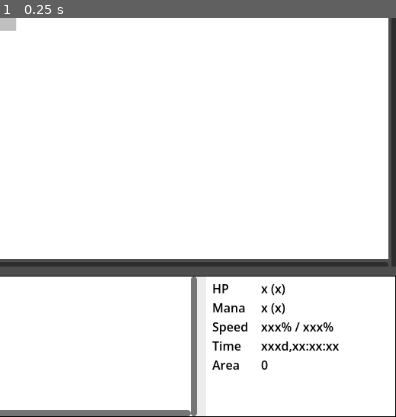
Above: before the commit, frame 1.
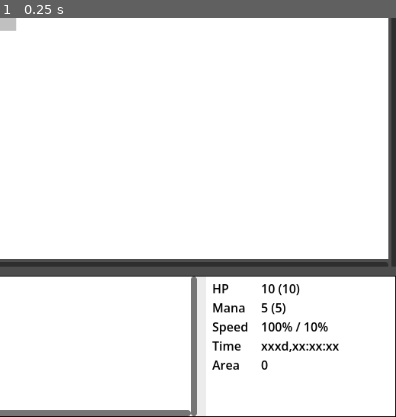
Above: after the commit, the same moment.

Repository: Mic-Cie/castle-of-the-winds-godot
Game: Godot game, scene res://scenes/main.tscn
The game is run twice, just before and just after one commit, with the same random seed, the same clock (stepped at 60 frames per second) and the same inputs.
Inputs:
- Up to frame 1 (0.25 s): no input
The pictures show only the part of the screen within x 50-100%, y 50-100%; the shares and areas given below are measured in that part.

The runs differ from the first frame. In frame 1, 0.6% of the frame differs, in the area x 65-85%, y 66-79%.

Commit message:
Add placeholder stats

Diff:
--- a/scenes/bottom_panel.tscn
+++ b/scenes/bottom_panel.tscn
@@ -89,16 +89,19 @@
 theme_override_constants/separation = 2
 
 [node name="HpValue" type="Label" parent="HSplit/StatsPanel/StatsMargin/StatsColumns/ValueColumn"]
+unique_name_in_owner = true
 layout_mode = 2
 theme_override_colors/font_color = Color(0, 0, 0, 1)
 text = "x (x)"
 
 [node name="ManaValue" type="Label" parent="HSplit/StatsPanel/StatsMargin/StatsColumns/ValueColumn"]
+unique_name_in_owner = true
 layout_mode = 2
 theme_override_colors/font_color = Color(0, 0, 0, 1)
 text = "x (x)"
 
 [node name="SpeedValue" type="Label" parent="HSplit/StatsPanel/StatsMargin/StatsColumns/ValueColumn"]
+unique_name_in_owner = true
 layout_mode = 2
 theme_override_colors/font_color = Color(0, 0, 0, 1)
 text = "xxx% / xxx%"
--- a/scripts/core/game_constants.gd
+++ b/scripts/core/game_constants.gd
@@ -64,3 +64,17 @@
 
 const MOVE_HOLD_INITIAL_DELAY := 1.0
 const MOVE_HOLD_REPEAT_INTERVAL := 0.02
+
+const DEFAULT_HP := 10
+const DEFAULT_HP_MAX := 10
+const DEFAULT_MANA := 5
+const DEFAULT_MANA_MAX := 5
+const DEFAULT_STRENGTH := 10
+const DEFAULT_STRENGTH_MAX := 10
+const DEFAULT_CONSTITUTION := 10
+const DEFAULT_CONSTITUTION_MAX := 10
+const DEFAULT_DEXTERITY := 10
+const DEFAULT_DEXTERITY_MAX := 10
+const DEFAULT_INTELLIGENCE := 10
+const DEFAULT_INTELLIGENCE_MAX := 10
+const DEFAULT_SPEED := 100
--- /dev/null
+++ b/scripts/entities/character_stats.gd
@@ -0,0 +1,50 @@
+class_name CharacterStats
+extends RefCounted
+
+signal changed(stat_name: StringName)
+
+var hp: RangedStat
+var mana: RangedStat
+var strength: RangedStat
+var constitution: RangedStat
+var dexterity: RangedStat
+var intelligence: RangedStat
+
+var _speed: int = GameConstants.DEFAULT_SPEED
+
+var speed: int:
+	get:
+		return _speed
+	set(value):
+		if _speed != value:
+			_speed = value
+			changed.emit(&"speed")
+
+
+func _init() -> void:
+	hp = RangedStat.new(GameConstants.DEFAULT_HP, GameConstants.DEFAULT_HP_MAX)
+	mana = RangedStat.new(GameConstants.DEFAULT_MANA, GameConstants.DEFAULT_MANA_MAX)
+	strength = RangedStat.new(GameConstants.DEFAULT_STRENGTH, GameConstants.DEFAULT_STRENGTH_MAX)
+	constitution = RangedStat.new(GameConstants.DEFAULT_CONSTITUTION, GameConstants.DEFAULT_CONSTITUTION_MAX)
+	dexterity = RangedStat.new(GameConstants.DEFAULT_DEXTERITY, GameConstants.DEFAULT_DEXTERITY_MAX)
+	intelligence = RangedStat.new(GameConstants.DEFAULT_INTELLIGENCE, GameConstants.DEFAULT_INTELLIGENCE_MAX)
+
+	_connect_ranged_stat(hp, &"hp")
+	_connect_ranged_stat(mana, &"mana")
+	_connect_ranged_stat(strength, &"strength")
+	_connect_ranged_stat(constitution, &"constitution")
+	_connect_ranged_stat(dexterity, &"dexterity")
+	_connect_ranged_stat(intelligence, &"intelligence")
+
+
+static func create_default() -> CharacterStats:
+	return CharacterStats.new()
+
+
+## Placeholder until a real strength-based formula is added.
+func get_movement_speed() -> int:
+	return strength.current
+
+
+func _connect_ranged_stat(stat: RangedStat, stat_name: StringName) -> void:
+	stat.changed.connect(func() -> void: changed.emit(stat_name))
--- a/scripts/entities/entity.gd
+++ b/scripts/entities/entity.gd
@@ -4,8 +4,10 @@
 var entity_id: int
 var grid_position: Vector2i
 var entity_type: StringName = &"entity"
+var stats: CharacterStats
 
 
 func _init(p_entity_id: int, p_position: Vector2i) -> void:
 	entity_id = p_entity_id
 	grid_position = p_position
+	stats = CharacterStats.create_default()
--- /dev/null
+++ b/scripts/entities/ranged_stat.gd
@@ -0,0 +1,32 @@
+class_name RangedStat
+extends RefCounted
+
+signal changed
+
+var current: int:
+	get:
+		return _current
+	set(value):
+		var clamped := clampi(value, 0, max_value)
+		if _current != clamped:
+			_current = clamped
+			changed.emit()
+
+var max_value: int:
+	get:
+		return _max_value
+	set(value):
+		var clamped := maxi(value, 0)
+		if _max_value != clamped:
+			_max_value = clamped
+			if _current > _max_value:
+				_current = _max_value
+			changed.emit()
+
+var _current: int = 0
+var _max_value: int = 0
+
+
+func _init(p_current: int = 0, p_max: int = 0) -> void:
+	_max_value = maxi(p_max, 0)
+	_current = clampi(p_current, 0, _max_value)
--- a/scripts/game/game_world.gd
+++ b/scripts/game/game_world.gd
@@ -5,6 +5,7 @@
 signal entity_added(entity: Entity)
 signal visibility_changed(player_id: int, uncovered_positions: Array[Vector2i])
 signal door_changed(pos: Vector2i)
+signal stats_changed(entity_id: int, stat_name: StringName)
 
 var game_map: GameMap
 var entities: Dictionary = {}
@@ -24,7 +25,7 @@
 	uncovered.append_array(player.vision.apply_default_from_map(game_map))
 	uncovered.append_array(player.vision.reveal_on_step(game_map, spawn_position))
 
-	entities[player.entity_id] = player
+	_register_entity(player)
 	entity_added.emit(player)
 	if not uncovered.is_empty():
 		visibility_changed.emit(player.player_id, uncovered)
@@ -100,6 +101,17 @@
 	return true
 
 
+func _register_entity(entity: Entity) -> void:
+	entities[entity.entity_id] = entity
+	_track_entity_stats(entity)
+
+
+func _track_entity_stats(entity: Entity) -> void:
+	entity.stats.changed.connect(
+		func(stat_name: StringName) -> void: stats_changed.emit(entity.entity_id, stat_name)
+	)
+
+
 func _is_occupied_by_other(entity_id: int, position: Vector2i) -> bool:
 	for other_id in entities:
 		if other_id == entity_id:
--- a/scripts/main.gd
+++ b/scripts/main.gd
@@ -27,6 +27,13 @@
 		_game_view,
 	)
 	_menu_bar.setup(_input_handler)
+	_bind_local_player_stats()
+
+
+func _bind_local_player_stats() -> void:
+	var entity := _game_view.world.get_entity(_game_view.get_local_player_entity_id())
+	if entity:
+		_bottom_panel.bind_stats(entity.stats)
 
 
 func _on_resized() -> void:
--- a/scripts/ui/bottom_panel.gd
+++ b/scripts/ui/bottom_panel.gd
@@ -11,8 +11,12 @@
 @onready var _h_split: HSplitContainer = %HSplit
 @onready var _scroll_panel: ScrollableTextPanel = %ScrollPanel
 @onready var _stats_panel: PanelContainer = %StatsPanel
+@onready var _hp_value: Label = %HpValue
+@onready var _mana_value: Label = %ManaValue
+@onready var _speed_value: Label = %SpeedValue
 
 var _initial_h_split_set := false
+var _stats: CharacterStats
 
 
 func _ready() -> void:
@@ -24,6 +28,15 @@
 	_h_split.drag_area_margin_begin = 4
 	_h_split.drag_area_margin_end = 4
 	call_deferred("_initialize_h_split")
+
+
+func bind_stats(stats: CharacterStats) -> void:
+	if _stats and _stats.changed.is_connected(_on_stats_changed):
+		_stats.changed.disconnect(_on_stats_changed)
+	_stats = stats
+	if _stats:
+		_stats.changed.connect(_on_stats_changed)
+		_refresh_stats()
 
 
 func get_required_minimum_height() -> int:
@@ -76,6 +89,18 @@
 	return int(_h_split.size.x) - MIN_STATS_WIDTH
 
 
+func _on_stats_changed(_stat_name: StringName = &"") -> void:
+	_refresh_stats()
+
+
+func _refresh_stats() -> void:
+	if _stats == null:
+		return
+	_hp_value.text = "%d (%d)" % [_stats.hp.current, _stats.hp.max_value]
+	_mana_value.text = "%d (%d)" % [_stats.mana.current, _stats.mana.max_value]
+	_speed_value.text = "%d%% / %d%%" % [_stats.speed, _stats.get_movement_speed()]
+
+
 func _clamp_h_split() -> void:
 	if _h_split.size.x <= 0:
 		return
Not shown, removed: prompt.txt
Not shown, removed: prompt2.txt
Not shown, added: scripts/entities/character_stats.gd.uid
Not shown, added: scripts/entities/ranged_stat.gd.uid
